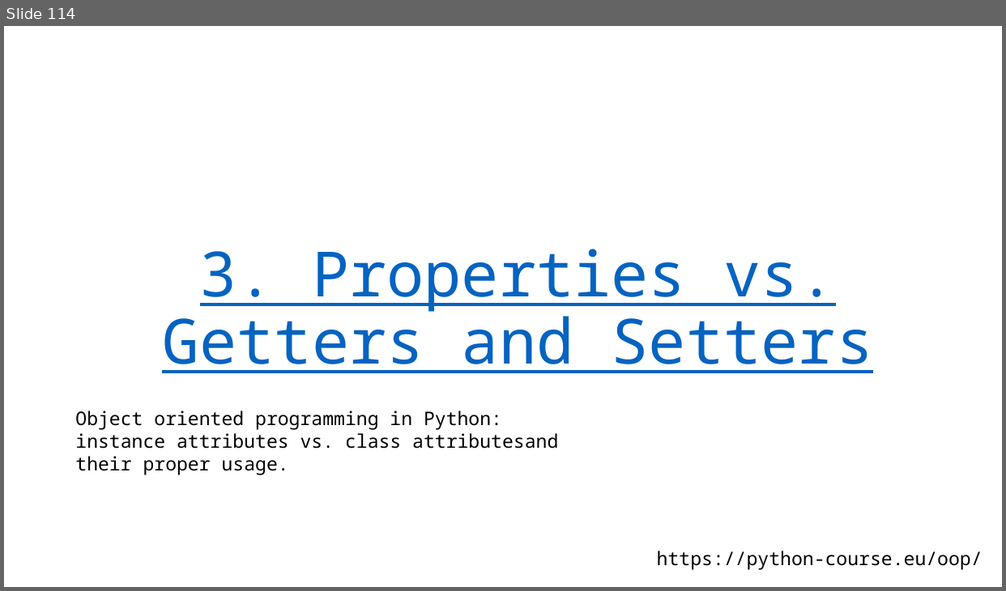
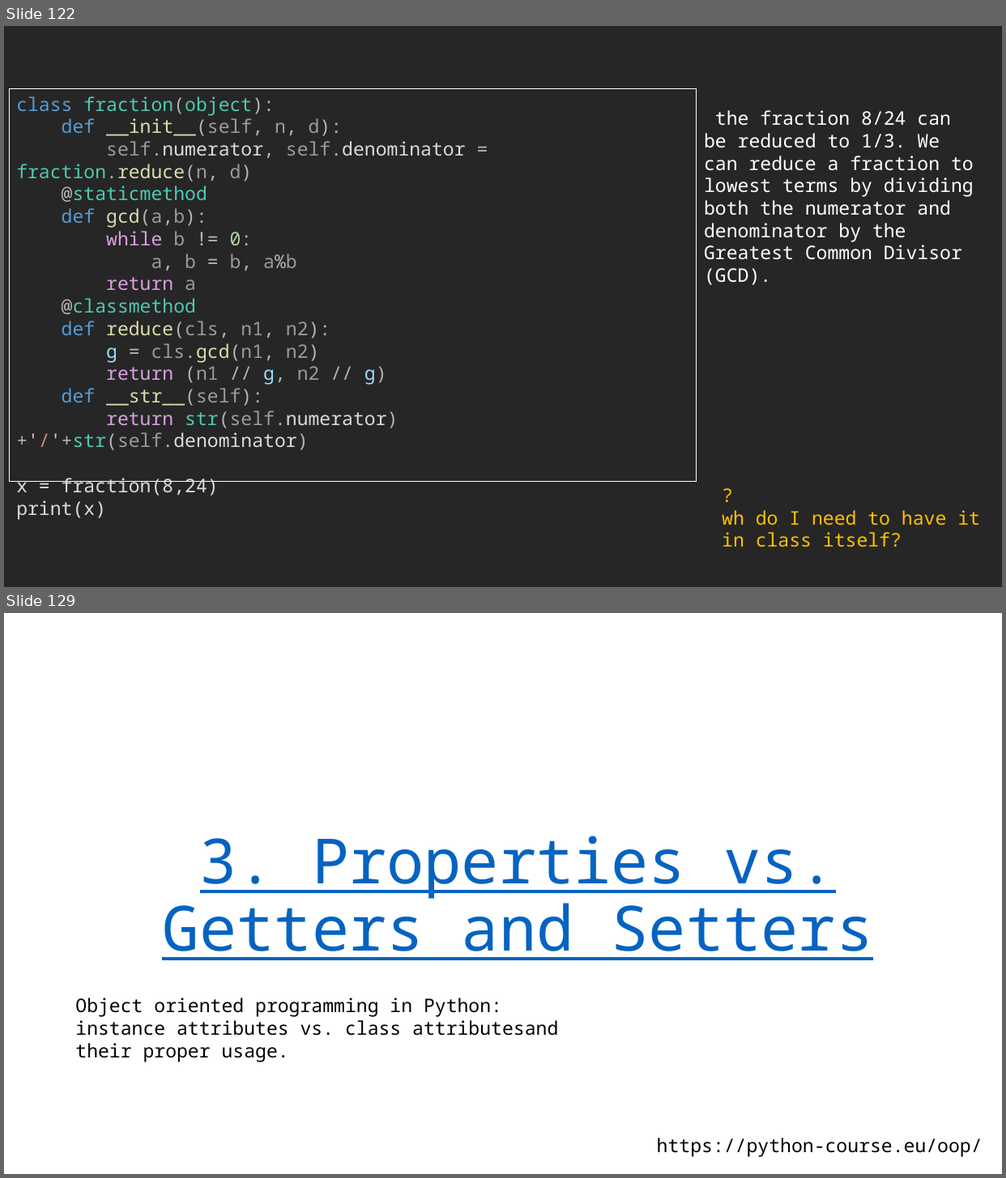
Before and after one commit to mmaleki92/python_teaching, a slide deck: oop/oop.pptx. Shown one above the other, each under a label of ours: slide 114 before the commit, slides 122 and 129 after it; the slides between them are not shown. The pictures are 1006x591 and 1006x1178 pixels, drawn with LibreOffice and Linux fonts; fonts in the diff are those of the drawing. Boxes give left, top, right and bottom in pixels: in the first picture for what was removed or moved away, otherwise in the second. Text is boxed around its words. In the diff, an @@ line names an element or a change of style, - is before the commit and + after.

```diff
--- a/oop/oop.pptx
+++ b/oop/oop.pptx
@@ slide 122 added at (4,26,1002,587), background #262626 @@
@@ rectangle added at (9,89,697,482), outline #FFFFFF 0.75 pt, 18 pt, text #DADADA @@
+class fraction(object):
+def __init__(self, n, d):
+self.numerator, self.denominator = fraction.reduce(n, d)
+@staticmethod
+def gcd(a,b):
+while b != 0:
+a, b = b, a%b
+return a
+@classmethod
+def reduce(cls, n1, n2):
+g = cls.gcd(n1, n2)
+return (n1 // g, n2 // g)
+def __str__(self):
+return str(self.numerator)+'/'+str(self.denominator)
+x = fraction(8,24)
+print(x)
@@ text added at (704,110,974,285), 18 pt, text #FFFFFF @@
+the fraction 8/24 can be reduced to 1/3. We can reduce a fraction to lowest terms by dividing both the numerator and denominator by the Greatest Common Divisor (GCD).
@@ text added at (722,510,980,548), 18 pt, text #FFC000 @@
+?
+wh do I need to have it in class itself?
@@ what was slide 114 is now slide 129 @@
```
Also in this commit, not shown: 2 slides changed, 38 other slides added, 29 other files.
